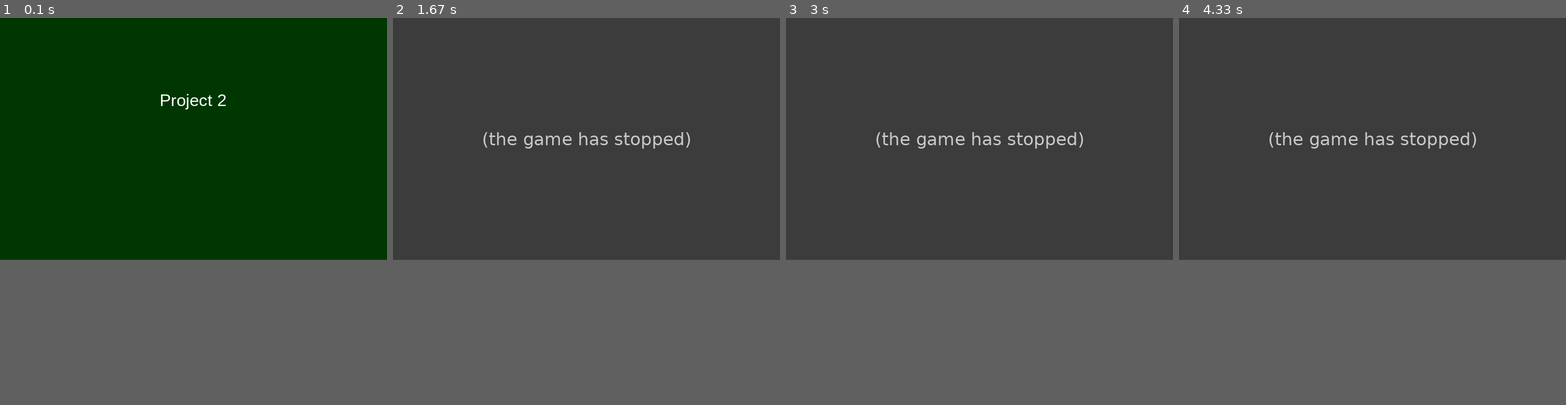
Above: before the commit, frames 1-4 (left to right).
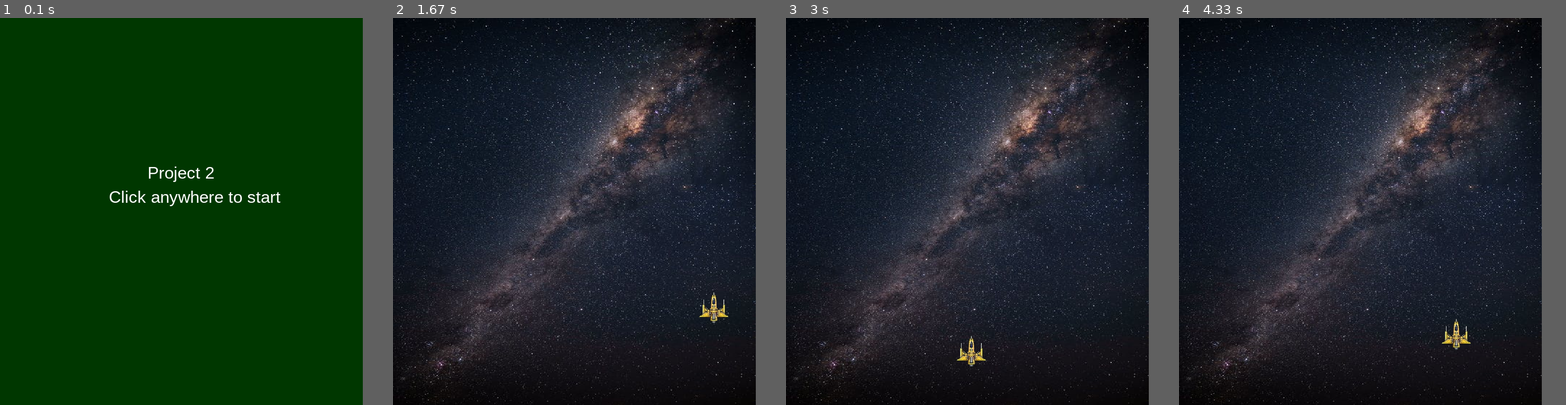
Above: after the commit, the same moments.

Repository: robin4094/pygame_project
Game: pygame game, started from project2.py
Same seed, same stepped clock (60 frames per second), same inputs: the game is played once before the commit and once after it.
Inputs:
- Up to frame 1 (0.1 s): no input
- Up to frame 2 (1.67 s): hold Right 0.33-0.8 s; hold Up 0.83-1.13 s; hold Right 1.17-1.63 s
- Up to frame 3 (3 s): hold Left 1.67-2.2 s; hold Down 2.23-2.53 s; hold Left 2.57-2.97 s
- Up to frame 4 (4.33 s): hold Up 3-3.37 s; hold Right 3.4-4.03 s; hold Down from 4.07 s (still down)
In our replay, the window is 800x500 before the commit and 750x800 after it. These sizes can differ from the game's own. Grey fills any space a smaller window leaves; there, only what the larger window draws over its background counts as a difference.

The runs differ from the first frame. In frame 1, 0.9% of the frame differs, in the area x 28-73%, y 19-49%; in frame 2, 58%; in frame 3, 58%; in frame 4, 58%, in the area x 0-94%, y 0-100%.
Error before the commit: NameError: name 'init_game' is not defined (project2.py line 29); the game stopped at 0.33 s (later frames are placeholders)

Commit message:
2nd change

Diff:
--- a/project2.py
+++ b/project2.py
@@ -1,26 +1,80 @@
 import pygame
 
-WINDOW_WIDTH = 800
-WINDOW_HEIGHT = 500
+WINDOW_WIDTH = 750
+WINDOW_HEIGHT = 800
 WINDOW = pygame.display.set_mode((WINDOW_WIDTH, WINDOW_HEIGHT))
 FPS = 60
 BACKGROUND_COLOR = (0, 55, 0)
+SPACESHIP_WIDTH = 75
+SPACESHIP_HEIGHT = 75
 
+class Ship:
+    def __init__(self, x, y):
+        self.x = x
+        self.y = y
+        self.ship_img = None
+
+    def draw(self, window):
+        window.blit(self.ship_img, (self.x, self.y))
+    def get_width(self):
+        return self.ship_img.get_width()
+    def get_height(self):
+        return self.ship_img.get_height()
+
+class Player(Ship):
+    def __init__(self, x, y):
+        super().__init__(x, y)
+        self.ship_img = pygame.transform.scale(pygame.image.load('spaceship.png'), (SPACESHIP_WIDTH, SPACESHIP_HEIGHT))
+        self.mask = pygame.mask.from_surface(self.ship_img)
+
+    def draw(self, window):
+        super().draw(window)
+
+
+
+def init_game():
+    clock = pygame.time.Clock()
+    player = Player(350, 650)
+    player_vel = 5
+    run = True
+    while run:
+        clock.tick(FPS)
+        background = pygame.transform.scale(pygame.image.load('background_image.jpeg'), (WINDOW_WIDTH, WINDOW_HEIGHT))
+        WINDOW.blit(background, (0,0))
+        player.draw(WINDOW)
+        pygame.display.update()
+        keys = pygame.key.get_pressed()
+        if keys[pygame.K_UP] and player.y - player_vel > 0:
+            player.y -= player_vel
+        if keys[pygame.K_DOWN] and player.y + player_vel + player.get_height() < WINDOW_HEIGHT:
+            player.y += player_vel
+        if keys[pygame.K_LEFT] and player.x - player_vel > 0:
+            player.x -= player_vel
+        if keys[pygame.K_RIGHT] and player.x + player_vel + player.get_width() < WINDOW_WIDTH:
+            player.x += player_vel
+        for event in pygame.event.get():
+            if event.type == pygame.QUIT:
+                exit()
 
 def render_window():
     pygame.init()
     pygame.display.set_caption("Project 2")
     clock = pygame.time.Clock()
     run = True
+
+    # custom_font = pygame.font.Font("Electric-safety-Regular.ttf")
+
     while run:
         clock.tick(FPS)
         WINDOW.fill(BACKGROUND_COLOR)
         surface = pygame.display.get_surface()
         main_menu_font = pygame.font.SysFont("Arial", 35)
         title_pos = (WINDOW_WIDTH // 2 - 70, WINDOW_HEIGHT // 2 - 100)
-        instruction_pos = (WINDOW_WIDTH//2, WINDOW_HEIGHT//2 + 200)
+        instruction_pos = (WINDOW_WIDTH//2 - 150, WINDOW_HEIGHT//2 - 50)
         title = main_menu_font.render("Project 2", 1, "white")
+        instruction = main_menu_font.render("Click anywhere to start", 1, "white")
         surface.blit(title, title_pos)
+        surface.blit(instruction, instruction_pos)
         pygame.display.update()
         for event in pygame.event.get():
             if event.type == pygame.QUIT:
Binary file added: background_image.jpeg
Binary file added: spaceship.png
